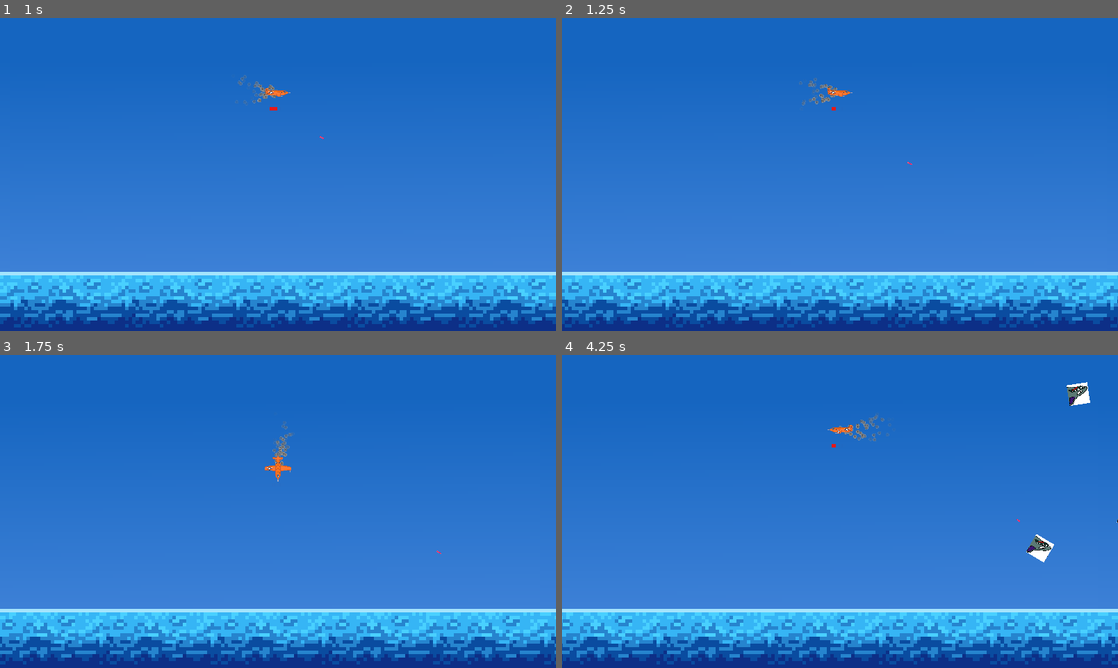
Above: before the commit, frames 1-4 (two rows, left to right).
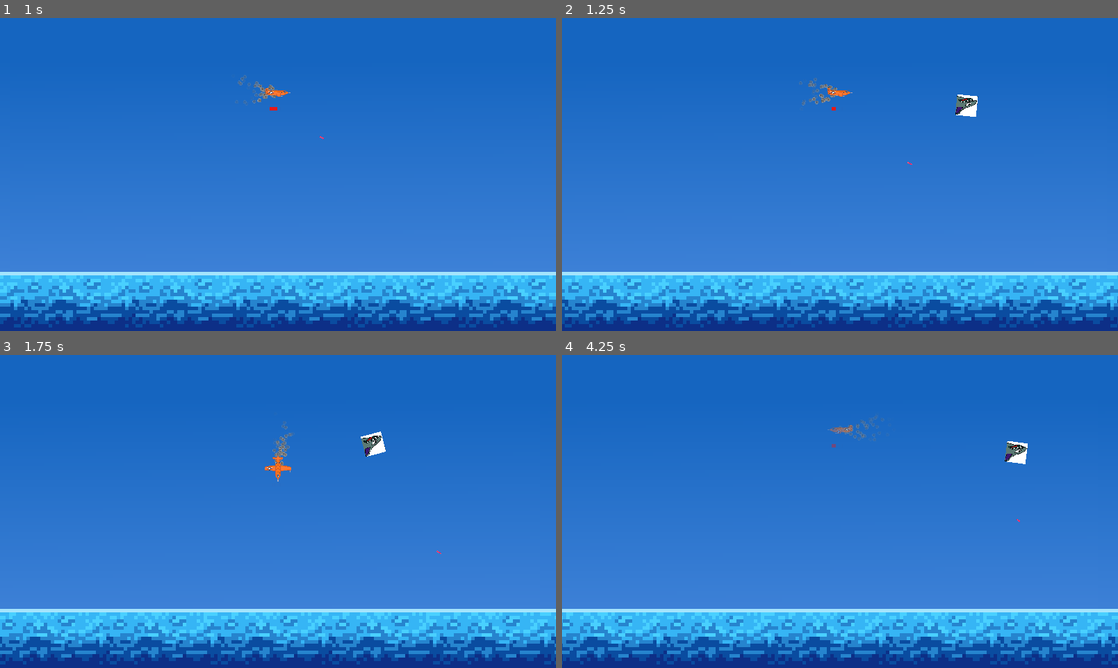
Above: after the commit, the same moments.

Repository: NOTsyrup/Plane-Game
Game: Godot game, scene res://Enemies/Main.tscn
Two runs of this game, one before a commit and one after it. Both use one fixed random seed, a clock stepped at 60 frames per second and the inputs below. The project has no main scene, so this scene is started directly.
Inputs (mouse positions are in pixels of both pictures, inside the frame that each line leads up to):
- Up to frame 1 (1 s): move the mouse to (400, 158) at 0.52 s; hold D (player_right) from 0.53 s (still down); hold Space (shoot) from 0.53 s (still down)
- Up to frame 2 (1.25 s): keep holding D (player_right); keep holding Space (shoot)
- Up to frame 3 (1.75 s): move the mouse to (166, 527) at 1.27 s; release D (player_right) at 1.28 s; release Space (shoot) at 1.28 s; hold S (player_down) from 1.28 s (still down); tap Space (shoot) at 1.35 s
- Up to frame 4 (4.25 s): move the mouse to (895, 442) at 2.02 s; release S (player_down) at 2.03 s; hold D (player_right) 2.03-2.78 s; hold Space (shoot) 2.03-2.78 s; move the mouse to (812, 574) at 2.77 s; hold W (player_up) 2.78-3.53 s; tap Space (shoot) at 2.85 s; move the mouse to (1006, 558) at 3.52 s; hold A (player_left) from 3.53 s (still down); hold Space (shoot) from 3.53 s (still down)

Frame 1 is identical in both runs. In frame 2, 0.2% of the frame differs, in the area x 70-75%, y 24-32%; in frame 3, 0.2%; in frame 4, 1.0%, in the area x 47-100%, y 8-67%.

Commit message:
Changed enemy spawning

Diff:
--- a/Enemies/Misc/Enemies.tscn
+++ b/Enemies/Misc/Enemies.tscn
@@ -1,27 +1,8 @@
-[gd_scene load_steps=5 format=2]
+[gd_scene load_steps=3 format=2]
 
 [ext_resource path="res://Enemies/Misc/EnemySpawner.gd" type="Script" id=1]
-[ext_resource path="res://Enemies/Misc/EnemyPathFollow.gd" type="Script" id=2]
 [ext_resource path="res://Enemies/P-40/P-40 Enemy.tscn" type="PackedScene" id=3]
-
-[sub_resource type="Curve2D" id=1]
-_data = {
-"points": PoolVector2Array( 0, 0, 0, 0, 1024, 0, 0.0884099, 0, -0.0884099, 0, 1024, 8, 0, 0, 0, 0, 1024, 0, 0, 0, 0, 0, 1024, 0, 0, 0, 0, 0, 1024.25, 720, 0, 0, 0, 0, 1024, 0 )
-}
 
 [node name="Enemies" type="Node2D"]
 script = ExtResource( 1 )
 p40Enemy = ExtResource( 3 )
-
-[node name="EnemySpawnPath" type="Path2D" parent="."]
-position = Vector2( 1526, 0 )
-scale = Vector2( -0.00586217, 1 )
-curve = SubResource( 1 )
-
-[node name="EnemyPathFollow" type="PathFollow2D" parent="EnemySpawnPath"]
-position = Vector2( 1024.11, 321.928 )
-rotation = -1.57107
-offset = 1109.03
-script = ExtResource( 2 )
-
-[connection signal="_randomPos" from="." to="EnemySpawnPath/EnemyPathFollow" method="_on_Enemies__randomPos"]
--- a/Enemies/Misc/EnemyPathFollow.gd
+++ /dev/null
@@ -1,10 +0,0 @@
-extends PathFollow2D
-
-# Called when the node enters the scene tree for the first time.
-func _ready():
-	pass # Replace with function body.
-
-
-func _on_Enemies__randomPos():
-	randomize()
-	offset = rand_range(0, 1205)
--- a/Enemies/Misc/EnemySpawner.gd
+++ b/Enemies/Misc/EnemySpawner.gd
@@ -21,4 +21,4 @@
 func _spawnEnemy():
 	print("enemy spawned")
 	var newP40Enemy = p40Enemy.instance()
-	$EnemySpawnPath/EnemyPathFollow.add_child(newP40Enemy)
+	get_tree().get_root().get_node("Main").add_child(newP40Enemy)
--- a/Enemies/P-40/P-40 Enemy.gd
+++ b/Enemies/P-40/P-40 Enemy.gd
@@ -9,11 +9,7 @@
 
 # Called when the node enters the scene tree for the first time.
 func _ready():
-	var newParent = get_tree().get_root().get_node("Main")
-	var oldParent = get_parent()
-	get_parent().remove_child(self)
-	newParent.add_child(self)
-	position = Vector2(xSpawnPos, oldParent.position.y)
+	position = get_tree().get_root().get_node("Main").Player.position + Vector2(rand_range(0, 1280), rand_range(0, 720))
 
 
 func _physics_process(delta):
--- a/TEMPSCENE.tscn
+++ b/TEMPSCENE.tscn
@@ -20,6 +20,7 @@
 smoothing_speed = 1.0
 script = ExtResource( 5 )
 
-[node name="Enemies" parent="." instance=ExtResource( 1 )]
+[node name="Enemies" parent="Player" instance=ExtResource( 1 )]
+position = Vector2( -640, -360 )
 
 [connection signal="cameraShake" from="Player" to="Player/Camera" method="_on_Player_cameraShake"]
